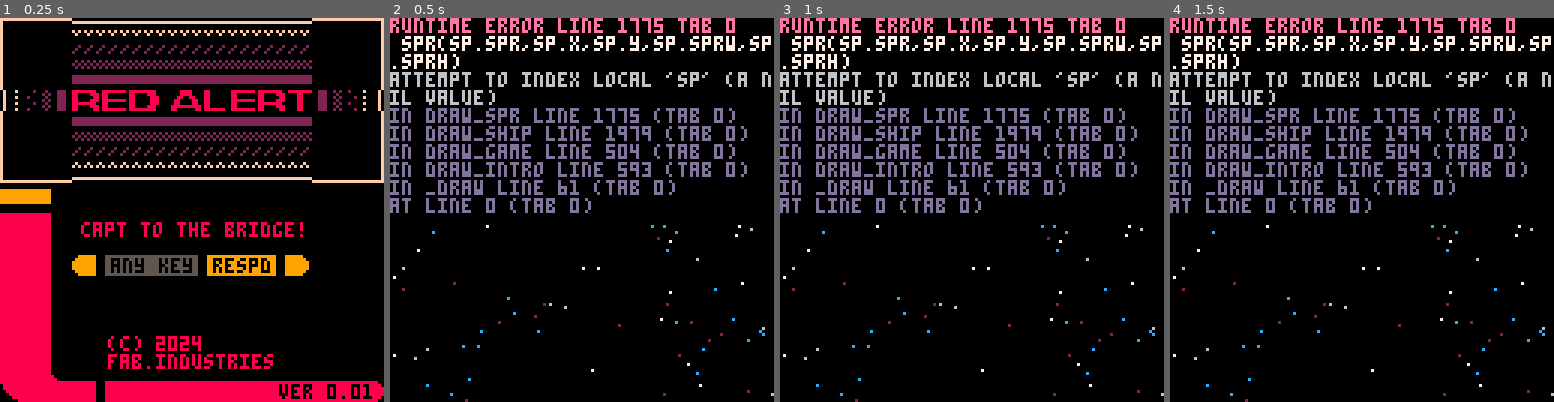
Above: before the commit, frames 1-4 (left to right).
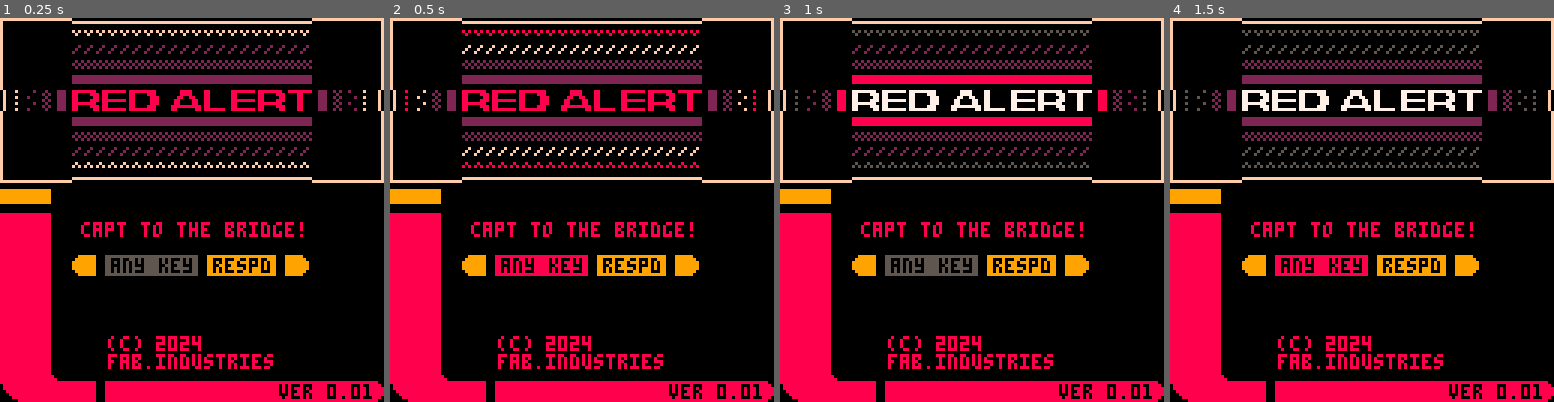
Above: after the commit, the same moments.

Repository: fab-industries/red-alert
Game: PICO-8 cartridge redalert.p8
Two runs of this game, one before a commit and one after it. Both use one fixed random seed, a clock stepped at 60 frames per second and the inputs below.
Inputs:
- Up to frame 1 (0.25 s): no input
- Up to frame 2 (0.5 s): tap X (X key) at 0.33 s
- Up to frame 3 (1 s): tap O (Z key) at 0.7 s
- Up to frame 4 (1.5 s): tap X (X key) at 1.07 s

Frame 1 is identical in both runs. In frame 2, 36% of the frame differs, in the area x 0-100%, y 0-100%; in frame 3, 36%; in frame 4, 36%.
Error before the commit: runtime error line 1775 tab 0; spr(sp.spr,sp.x,sp.y,sp.sprw,sp.sprh); attempt to index local 'sp' (a nil value)

Commit message:
Code cleanup

Diff:
--- a/redalert.p8
+++ b/redalert.p8
@@ -410,9 +410,7 @@
 
 function update_start()
 
- if btn(❎)==false and btn(🅾️)==false then
-  btnrel=true
- end
+btnrel=not btn(❎) and not btn(🅾️)
 
  if btnrel then
   if btnp(❎) or btnp(🅾️) then
